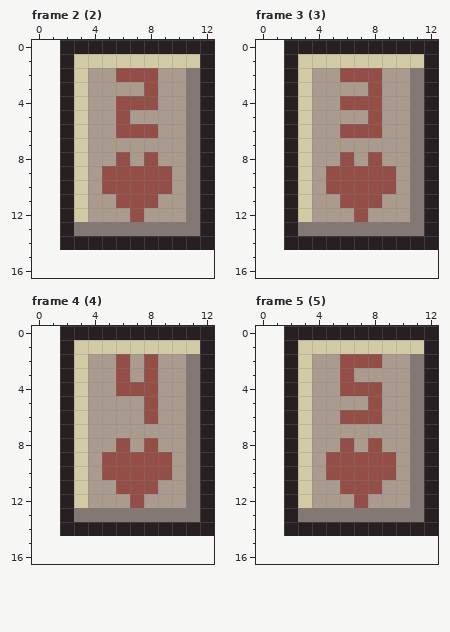
Two versions of one pixel-art file, dev/cards.aseprite. The picture above was drawn from the file before the commit.
11x15 pixels, 14 frames. Shown: frame 2 (2), frame 3 (3), frame 4 (4), frame 5 (5). The old version is drawn lined up with the new one, on the new canvas. The commit also changed other frames, which this record leaves out.
The same view after the edit:
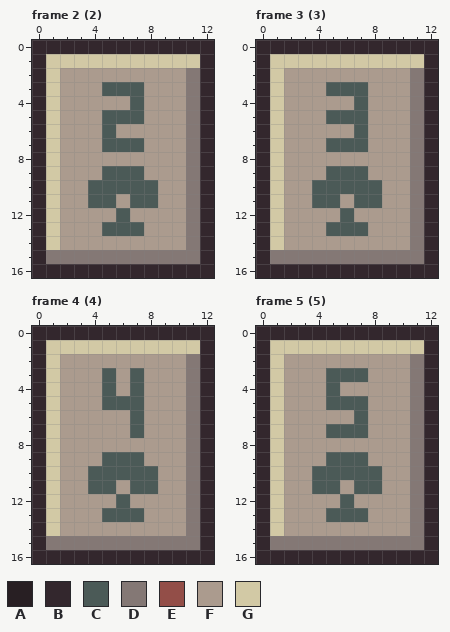
Palette (. is transparent): A #281f23  B #33272d  C #4b5a57  D #847875  E #934e48  F #ab9b8e  G #d2c9a5
Commit message: Enlarge small cards in game screen to better suit larger screen size
From old to new:
canvas 11x15 -> 13x17, the old top-left corner now at 2,0
Frame 2 (2):
y 0: x 0..12 ..AAAAAAAAAAA -> BBBBBBBBBBBBB
y 1: x 0..2 ..A -> BGG; x 12 A -> B
y 2: x 0..3 ..AG -> BGFF; x 6..8 EEE -> FFF; x 12 A -> B
y 3: x 0..3 ..AG -> BGFF; x 5..8 FFFE -> CCCF; x 12 A -> B
y 4: x 0..3 ..AG -> BGFF; x 6..8 EEE -> FCF; x 12 A -> B
y 5: x 0..3 ..AG -> BGFF; x 5..7 FEF -> CCC; x 12 A -> B
y 6: x 0..3 ..AG -> BGFF; x 5..8 FEEE -> CFFF; x 12 A -> B
y 7: x 0..3 ..AG -> BGFF; x 5..7 FFF -> CCC; x 12 A -> B
y 8: x 0..3 ..AG -> BGFF; x 6 E -> F; x 8 E -> F; x 12 A -> B
y 9: x 0..3 ..AG -> BGFF; x 5..9 EEEEE -> CCCFF; x 12 A -> B
y 10: x 0..9 ..AGFEEEEE -> BGFFCCCCCF; x 12 A -> B
y 11: x 0..8 ..AGFFEEE -> BGFFCCFCC; x 12 A -> B
y 12: x 0..3 ..AG -> BGFF; x 6..7 FE -> CF; x 12 A -> B
y 13: x 0..10 ..ADDDDDDDD -> BGFFFCCCFFF; x 12 A -> B
y 14: x 0..12 ..AAAAAAAAAAA -> BGFFFFFFFFFDB
y 15: x 0..12 ............. -> BDDDDDDDDDDDB
y 16: x 0..12 ............. -> BBBBBBBBBBBBB
Frame 3 (3):
y 0: x 0..12 ..AAAAAAAAAAA -> BBBBBBBBBBBBB
y 1: x 0..2 ..A -> BGG; x 12 A -> B
y 2: x 0..3 ..AG -> BGFF; x 6..8 EEE -> FFF; x 12 A -> B
y 3: x 0..3 ..AG -> BGFF; x 5..8 FFFE -> CCCF; x 12 A -> B
y 4: x 0..3 ..AG -> BGFF; x 6..8 EEE -> FCF; x 12 A -> B
y 5: x 0..3 ..AG -> BGFF; x 5..8 FFFE -> CCCF; x 12 A -> B
y 6: x 0..3 ..AG -> BGFF; x 6..8 EEE -> FCF; x 12 A -> B
y 7: x 0..3 ..AG -> BGFF; x 5..7 FFF -> CCC; x 12 A -> B
y 8: x 0..3 ..AG -> BGFF; x 6 E -> F; x 8 E -> F; x 12 A -> B
y 9: x 0..3 ..AG -> BGFF; x 5..9 EEEEE -> CCCFF; x 12 A -> B
y 10: x 0..9 ..AGFEEEEE -> BGFFCCCCCF; x 12 A -> B
y 11: x 0..8 ..AGFFEEE -> BGFFCCFCC; x 12 A -> B
y 12: x 0..3 ..AG -> BGFF; x 6..7 FE -> CF; x 12 A -> B
y 13: x 0..10 ..ADDDDDDDD -> BGFFFCCCFFF; x 12 A -> B
y 14: x 0..12 ..AAAAAAAAAAA -> BGFFFFFFFFFDB
y 15: x 0..12 ............. -> BDDDDDDDDDDDB
y 16: x 0..12 ............. -> BBBBBBBBBBBBB
Frame 4 (4):
y 0: x 0..12 ..AAAAAAAAAAA -> BBBBBBBBBBBBB
y 1: x 0..2 ..A -> BGG; x 12 A -> B
y 2: x 0..3 ..AG -> BGFF; x 6 E -> F; x 8 E -> F; x 12 A -> B
y 3: x 0..3 ..AG -> BGFF; x 5..8 FEFE -> CFCF; x 12 A -> B
y 4: x 0..3 ..AG -> BGFF; x 5..8 FEEE -> CFCF; x 12 A -> B
y 5: x 0..3 ..AG -> BGFF; x 5..8 FFFE -> CCCF; x 12 A -> B
y 6: x 0..3 ..AG -> BGFF; x 7..8 FE -> CF; x 12 A -> B
y 7: x 0..3 ..AG -> BGFF; x 7 F -> C; x 12 A -> B
y 8: x 0..3 ..AG -> BGFF; x 6 E -> F; x 8 E -> F; x 12 A -> B
y 9: x 0..3 ..AG -> BGFF; x 5..9 EEEEE -> CCCFF; x 12 A -> B
y 10: x 0..9 ..AGFEEEEE -> BGFFCCCCCF; x 12 A -> B
y 11: x 0..8 ..AGFFEEE -> BGFFCCFCC; x 12 A -> B
y 12: x 0..3 ..AG -> BGFF; x 6..7 FE -> CF; x 12 A -> B
y 13: x 0..10 ..ADDDDDDDD -> BGFFFCCCFFF; x 12 A -> B
y 14: x 0..12 ..AAAAAAAAAAA -> BGFFFFFFFFFDB
y 15: x 0..12 ............. -> BDDDDDDDDDDDB
y 16: x 0..12 ............. -> BBBBBBBBBBBBB
Frame 5 (5):
y 0: x 0..12 ..AAAAAAAAAAA -> BBBBBBBBBBBBB
y 1: x 0..2 ..A -> BGG; x 12 A -> B
y 2: x 0..3 ..AG -> BGFF; x 6..8 EEE -> FFF; x 12 A -> B
y 3: x 0..3 ..AG -> BGFF; x 5..7 FEF -> CCC; x 12 A -> B
y 4: x 0..3 ..AG -> BGFF; x 5..8 FEEE -> CFFF; x 12 A -> B
y 5: x 0..3 ..AG -> BGFF; x 5..8 FFFE -> CCCF; x 12 A -> B
y 6: x 0..3 ..AG -> BGFF; x 6..8 EEE -> FCF; x 12 A -> B
y 7: x 0..3 ..AG -> BGFF; x 5..7 FFF -> CCC; x 12 A -> B
y 8: x 0..3 ..AG -> BGFF; x 6 E -> F; x 8 E -> F; x 12 A -> B
y 9: x 0..3 ..AG -> BGFF; x 5..9 EEEEE -> CCCFF; x 12 A -> B
y 10: x 0..9 ..AGFEEEEE -> BGFFCCCCCF; x 12 A -> B
y 11: x 0..8 ..AGFFEEE -> BGFFCCFCC; x 12 A -> B
y 12: x 0..3 ..AG -> BGFF; x 6..7 FE -> CF; x 12 A -> B
y 13: x 0..10 ..ADDDDDDDD -> BGFFFCCCFFF; x 12 A -> B
y 14: x 0..12 ..AAAAAAAAAAA -> BGFFFFFFFFFDB
y 15: x 0..12 ............. -> BDDDDDDDDDDDB
y 16: x 0..12 ............. -> BBBBBBBBBBBBB
Pixel boxes of the changes (left, top, right, bottom) in both pictures:
changed: (32, 40, 214, 278)
changed: (256, 40, 438, 278)
changed: (32, 326, 214, 564)
changed: (256, 326, 438, 564)
